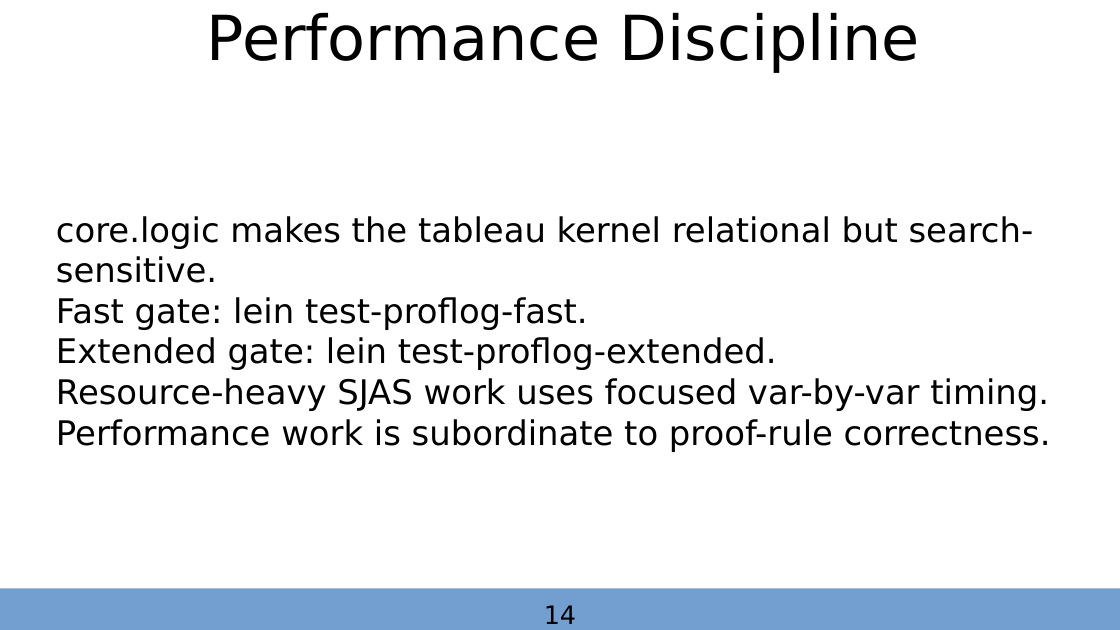
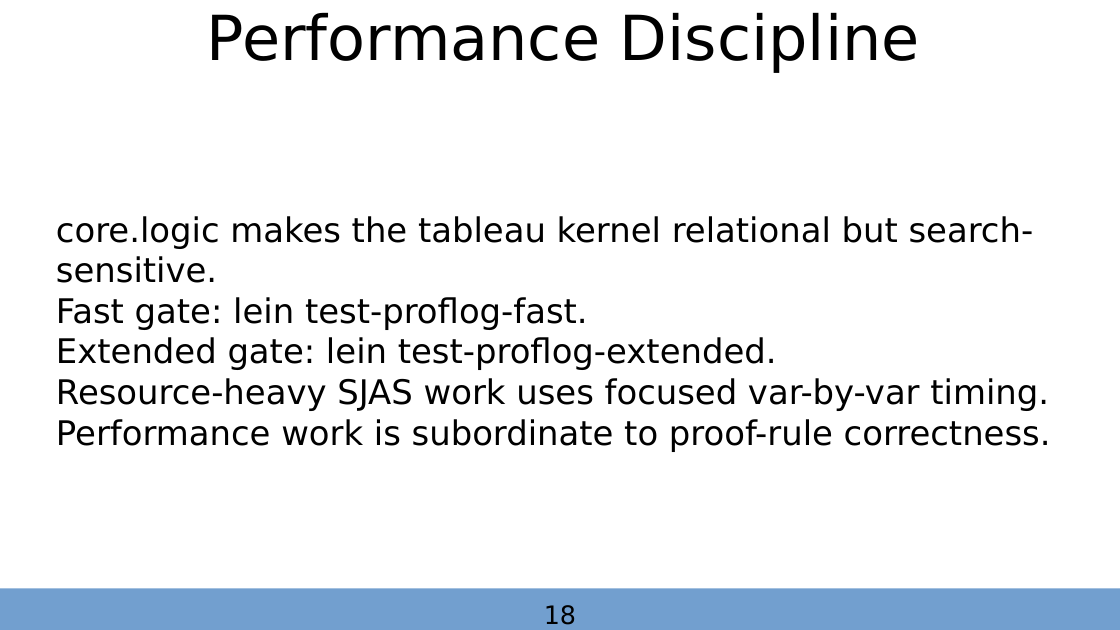
Before and after one commit to autarkenterprises/proflog, a slide deck: slide 18 of iuls2026/proflog_implementation_and_rationale_iuls2026.odp (slide 14 before the commit). Drawn at 1120x630 pixels with LibreOffice and Linux fonts; fonts in the diff are those of the drawing. Boxes give left, top, right and bottom in pixels: in the first picture for what was removed or moved away, otherwise in the second. Text is boxed around its words. In the diff, an @@ line names an element or a change of style, - is before the commit and + after.

```diff
--- a/iuls2026/proflog_implementation_and_rationale_iuls2026.odp
+++ b/iuls2026/proflog_implementation_and_rationale_iuls2026.odp
@@ text at (544, 605, 576, 625): text changed @@
-14
+18
```
Also in this commit, not shown: 7 other slides changed, 4 slides added, 5 other files.
